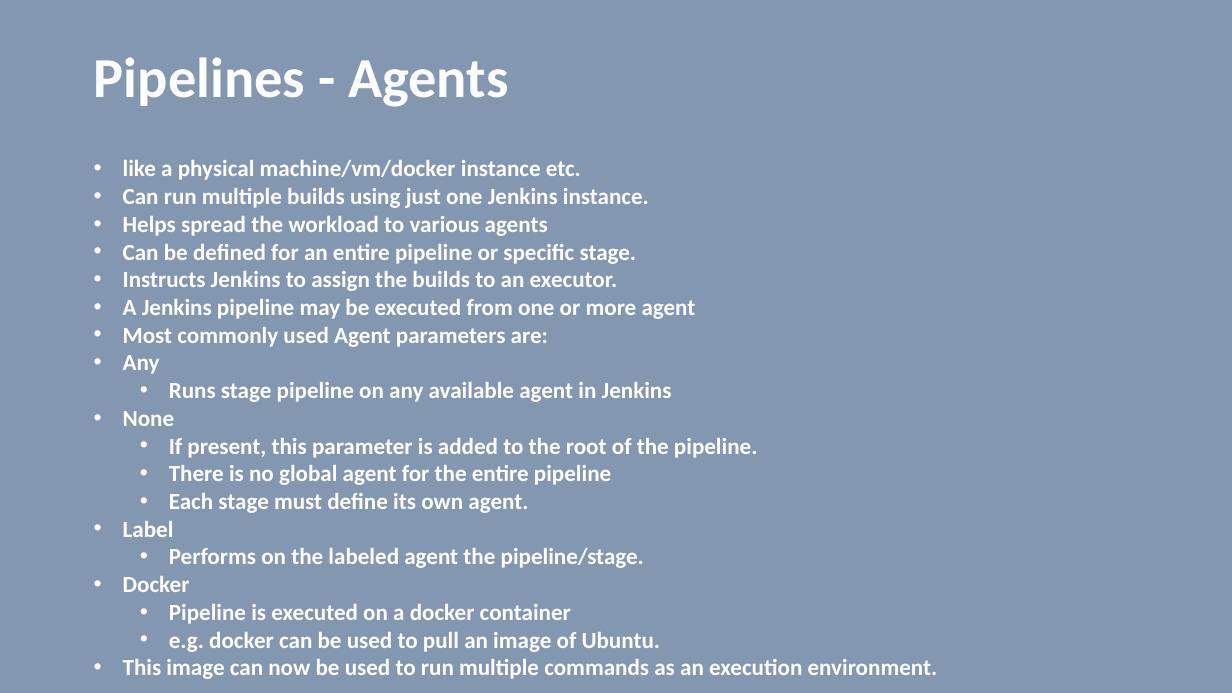
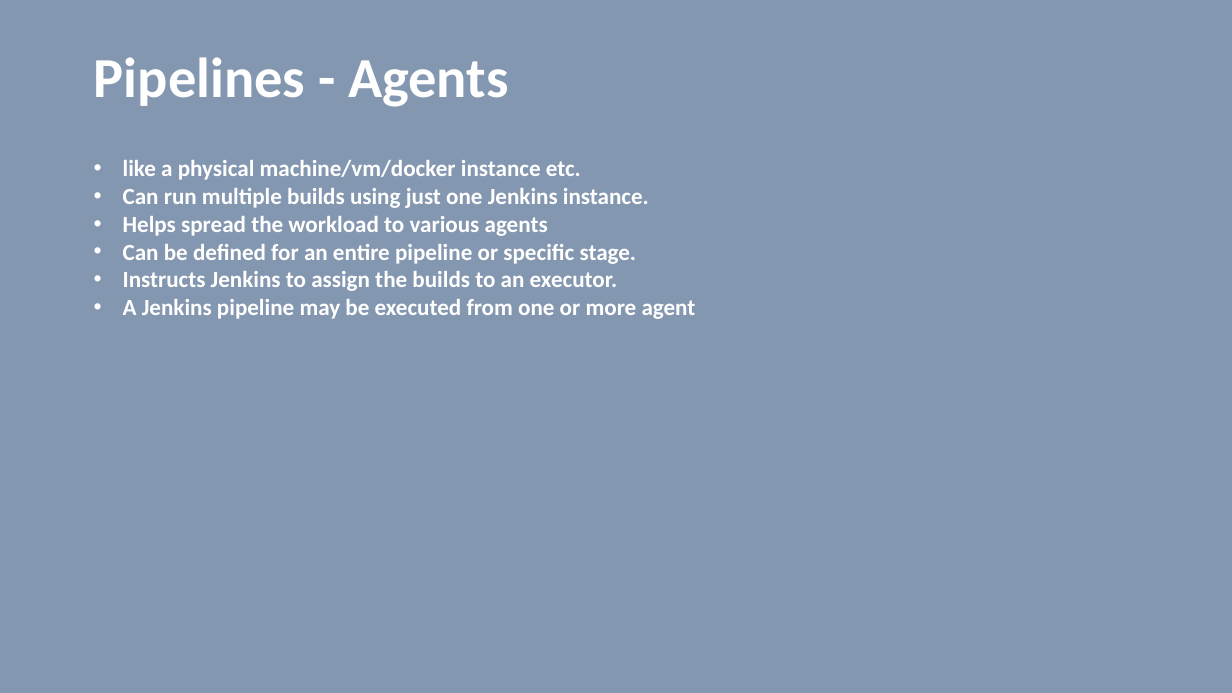
Before and after one commit to vilasvarghese/devops, a slide deck: slide 56 of jenkins/JenkinsBasics.pptx. Drawn at 1232x693 pixels with LibreOffice and Linux fonts; fonts in the diff are those of the drawing. Boxes give left, top, right and bottom in pixels: in the first picture for what was removed or moved away, otherwise in the second. Text is boxed around its words. In the diff, an @@ line names an element or a change of style, - is before the commit and + after.

```diff
--- a/jenkins/JenkinsBasics.pptx
+++ b/jenkins/JenkinsBasics.pptx
@@ text at [123,327,938,679]: paragraphs removed @@
-• Most commonly used Agent parameters are:
-• Any
-  • Runs stage pipeline on any available agent in Jenkins
-• None
-  • If present, this parameter is added to the root of the pipeline.
-  • There is no global agent for the entire pipeline
-  • Each stage must define its own agent.
-• Label
-  • Performs on the labeled agent the pipeline/stage.
-• Docker
-  • Pipeline is executed on a docker container
-  • e.g. docker can be used to pull an image of Ubuntu.
-• This image can now be used to run multiple commands as an execution environment.
```
Also in this commit, not shown: 3 other slides changed, 6 slides added, 57 other files.
